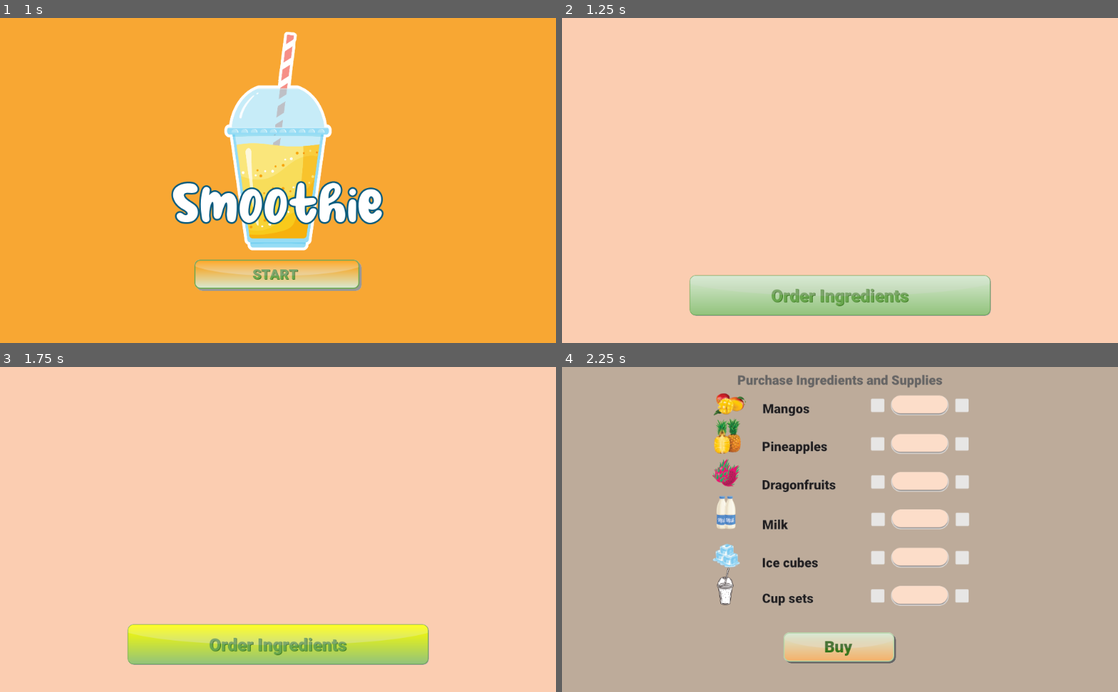
Above: before the commit, frames 1-4 (two rows, left to right).
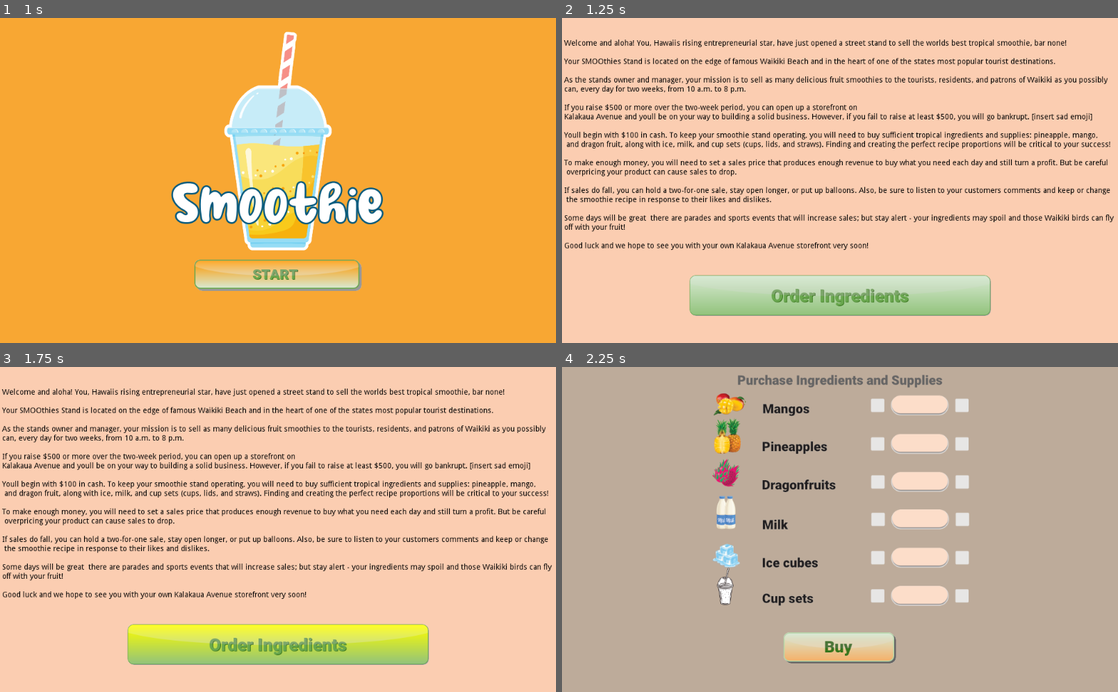
Above: after the commit, the same moments.

Repository: thepriscillawang/SMOOthies
Game: Godot game, scene res://Scenes/Main.tscn
Same seed, same stepped clock (60 frames per second), same inputs: the game is played once before the commit and once after it. Sound files missing from this copy of the repository are replaced by a short silence.
Inputs (mouse positions are in pixels of both pictures, inside the frame that each line leads up to):
- Up to frame 1 (1 s): click (278, 274) at 0.5 s
- Up to frame 2 (1.25 s): no input
- Up to frame 3 (1.75 s): click (278, 643) at 1.25 s
- Up to frame 4 (2.25 s): click (840, 646) at 2 s

Frame 1 is identical in both runs. In frame 2, 10% of the frame differs, in the area x 0-100%, y 6-72%; in frame 3, 10%; in frame 4, nothing differs.

Commit message:
Welcome Text added
welcome text added and peach color rect position changed

Diff:
--- a/src/SMOOthies/Scenes/Intro.tscn
+++ b/src/SMOOthies/Scenes/Intro.tscn
@@ -16,6 +16,37 @@
 margin_bottom = 600.0
 color = Color( 0.988235, 0.807843, 0.698039, 1 )
 
+[node name="Label" type="Label" parent="IntroPage"]
+margin_left = 4.0
+margin_top = 40.0
+margin_right = 1025.0
+margin_bottom = 487.0
+custom_colors/font_color = Color( 0, 0, 0, 1 )
+text = "Welcome and aloha! You, Hawaii’s rising entrepreneurial star, have just opened a street stand to sell the world’s best tropical smoothie, bar none!
+
+Your SMOOthies Stand is located on the edge of famous Waikiki Beach and in the heart of one of the state’s most popular tourist destinations.
+
+As the stand’s owner and manager, your mission is to sell as many delicious fruit smoothies to the tourists, residents, and patrons of Waikiki as you possibly
+can, every day for two weeks, from 10 a.m. to 8 p.m.
+
+If you raise $500 or more over the two-week period, you can open up a storefront on
+Kalakaua Avenue and you’ll be on your way to building a solid business. However, if you fail to raise at least $500, you will go bankrupt. [insert sad emoji]
+
+You’ll begin with $100 in cash. To keep your smoothie stand operating, you will need to buy sufficient tropical ingredients and supplies: pineapple, mango,
+ and dragon fruit, along with ice, milk, and cup sets (cups, lids, and straws). Finding and creating the perfect recipe proportions will be critical to your success!
+
+To make enough money, you will need to set a sales price that produces enough revenue to buy what you need each day and still turn a profit. But be careful –
+ overpricing your product can cause sales to drop.
+
+If sales do fall, you can hold a two-for-one sale, stay open longer, or put up balloons. Also, be sure to listen to your customers’ comments and keep or change
+ the smoothie recipe in response to their likes and dislikes.
+
+Some days will be great – there are parades and sports events that will increase sales; but stay alert - your ingredients may spoil and those Waikiki birds can fly
+off with your fruit!
+
+Good luck and we hope to see you with your own Kalakaua Avenue storefront very soon!
+"
+
 [node name="OrderIngredientsButtonSound" type="AudioStreamPlayer" parent="."]
 stream = ExtResource( 4 )
 
